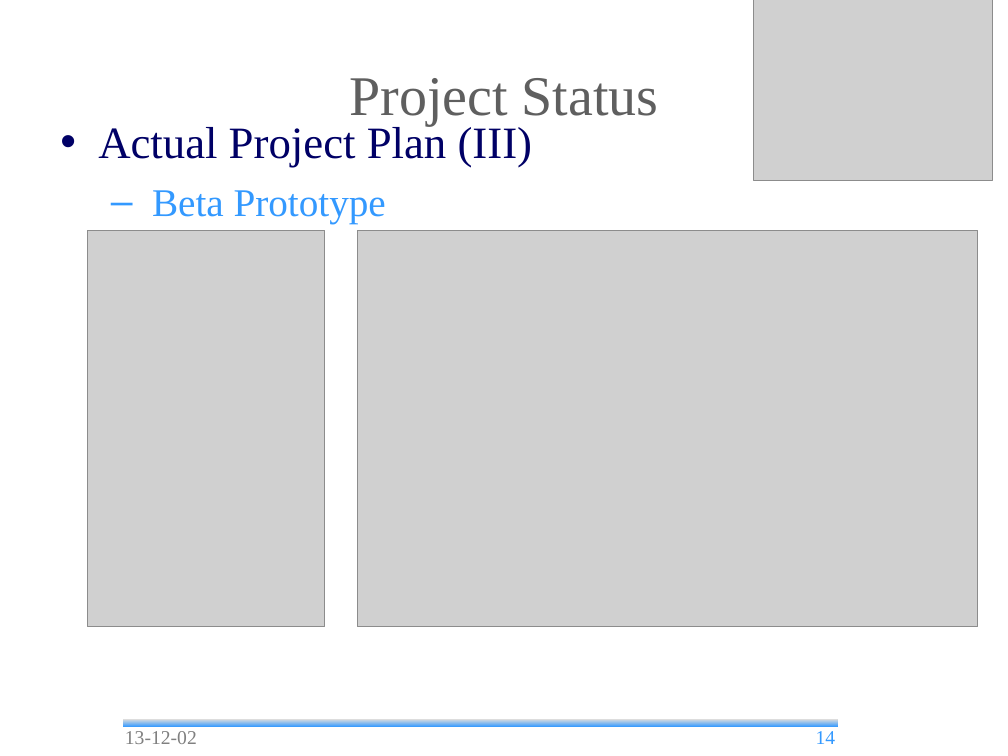
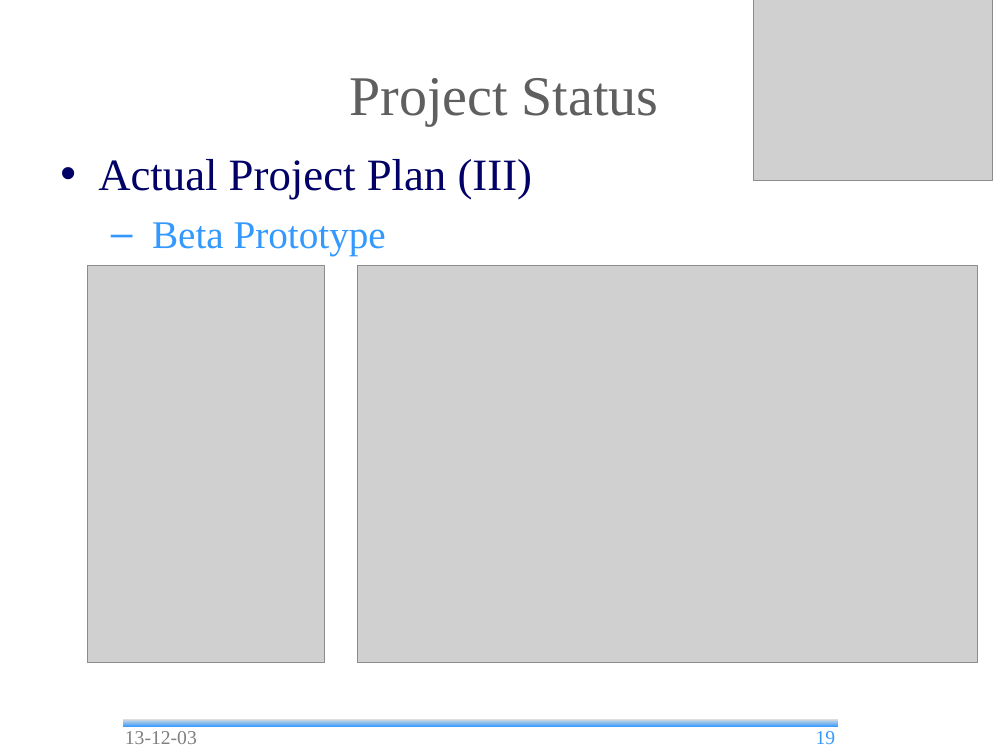
Before and after one commit to andrea-bottoli/DSD, a slide deck: slide 19 of Documentation/Presentations/Status_Report_2.odp (slide 14 before the commit). Drawn at 1008x756 pixels with LibreOffice and Linux fonts; fonts in the diff are those of the drawing; grey boxes stand for pictures; background and template pictures are left out. Boxes give left, top, right and bottom in pixels: in the first picture for what was removed or moved away, otherwise in the second. Text is boxed around its words. In the diff, an @@ line names an element or a change of style, - is before the commit and + after.

Commit message:
Status Report 2 v 1.2

```diff
--- a/Documentation/Presentations/Status_Report_2.odp
+++ b/Documentation/Presentations/Status_Report_2.odp
@@ text "Actual Project Plan (III)": place and size @@
-text "Actual Project Plan (III)" at <box>98,124,533,224</box>
+text "Actual Project Plan (III)" at <box>98,159,533,256</box>
@@ picture: place and size @@
-picture at <box>88,230,326,627</box>
+picture at <box>88,266,326,663</box>
@@ picture: place and size @@
-picture at <box>357,230,978,627</box>
+picture at <box>357,266,978,663</box>
@@ text at <box>125,731,197,744</box>: text changed @@
-13-12-02
+13-12-03
@@ page number at <box>816,731,836,744</box>: text changed @@
-14
+19
```
Also in this commit, not shown: 33 other slides changed, 1 slide added, 1 slide removed, 1 other file.
